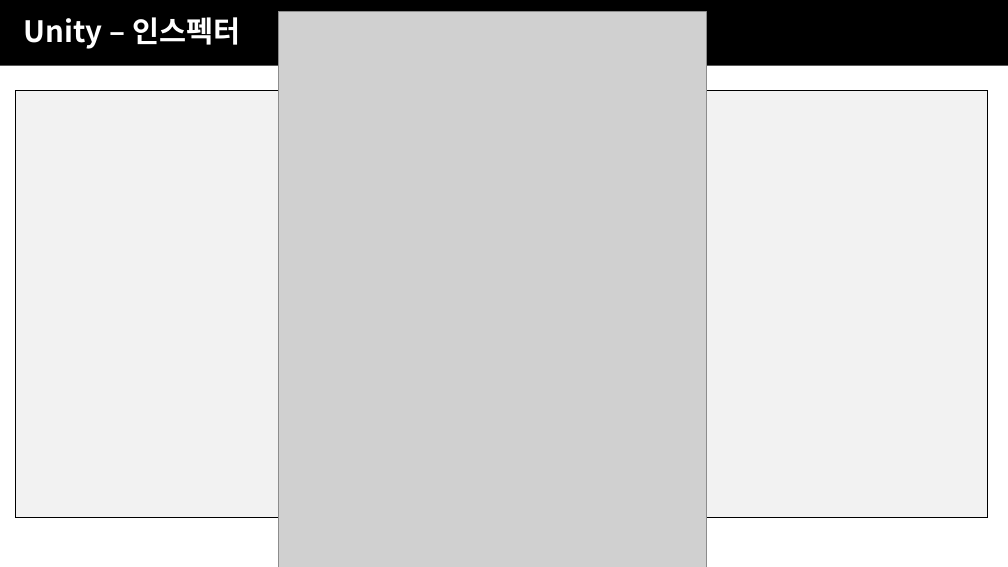
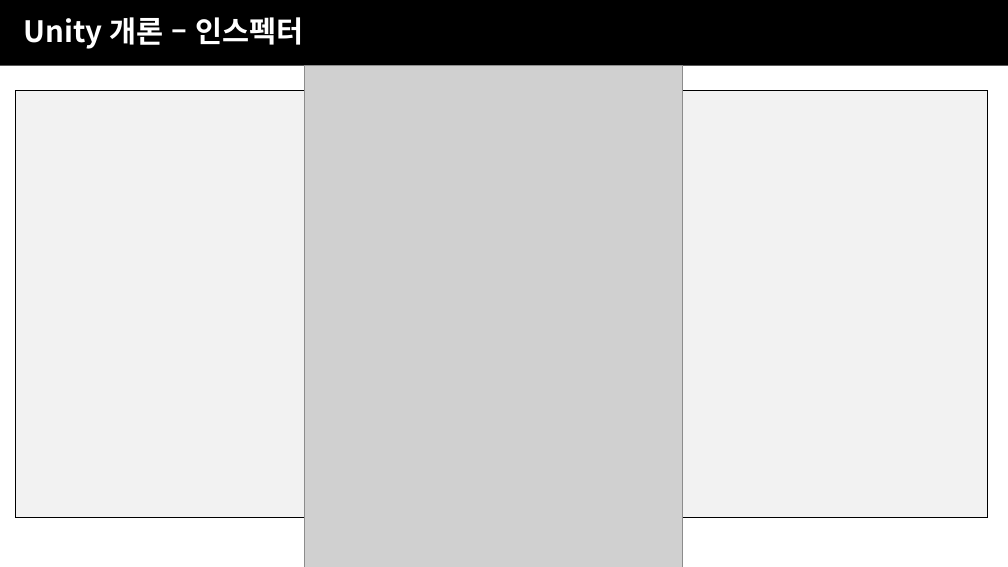
Before and after one commit to JJaery/SBSGameAcademy3, a slide deck: slide 13 of 4주차/SBS게임아카데미_UNITY주말4개월_4주차(유니티).pptx. Drawn at 1008x567 pixels with LibreOffice and Linux fonts; fonts in the diff are those of the drawing; grey boxes stand for pictures; background and template pictures are left out. Boxes give left, top, right and bottom in pixels: in the first picture for what was removed or moved away, otherwise in the second. Text is boxed around its words. In the diff, an @@ line names an element or a change of style, - is before the commit and + after.

```diff
--- a/4주차/SBS게임아카데미_UNITY주말4개월_4주차(유니티).pptx
+++ b/4주차/SBS게임아카데미_UNITY주말4개월_4주차(유니티).pptx
@@ text at [24,17,304,49]: text changed @@
-Unity – 인스펙터
+Unity 개론 – 인스펙터
@@ picture: place and size @@
-picture at [279,11,707,567]
+picture at [305,66,683,567]
```
Also in this commit, not shown: 7 other slides changed, 3 slides added, 8 other files.
